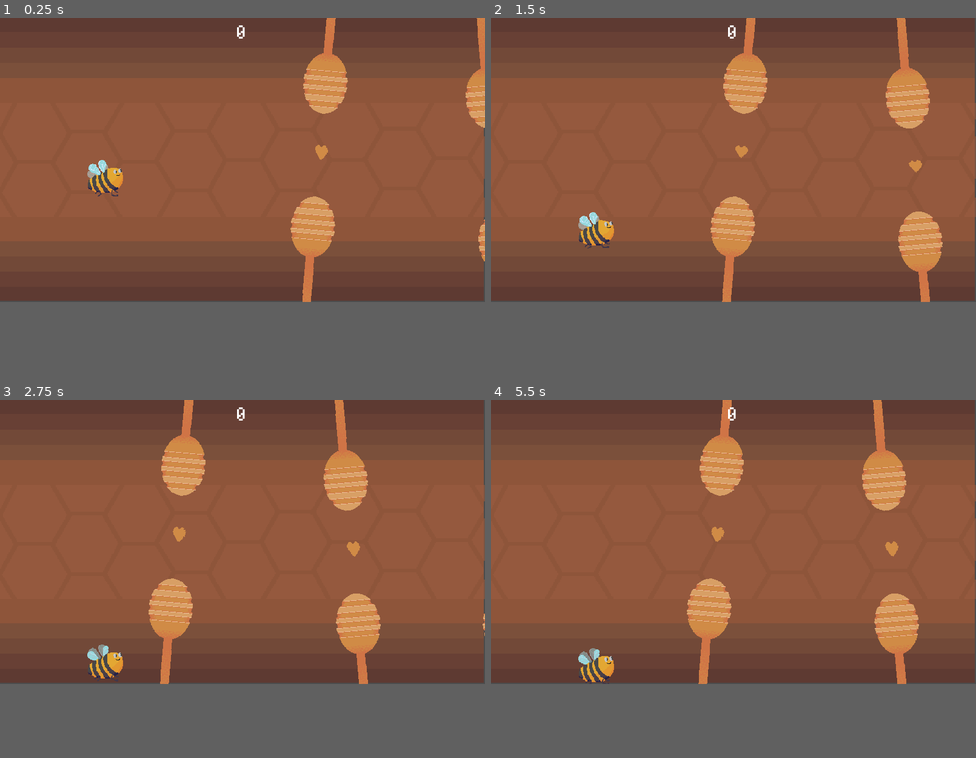
Above: before the commit, frames 1-4 (two rows, left to right).
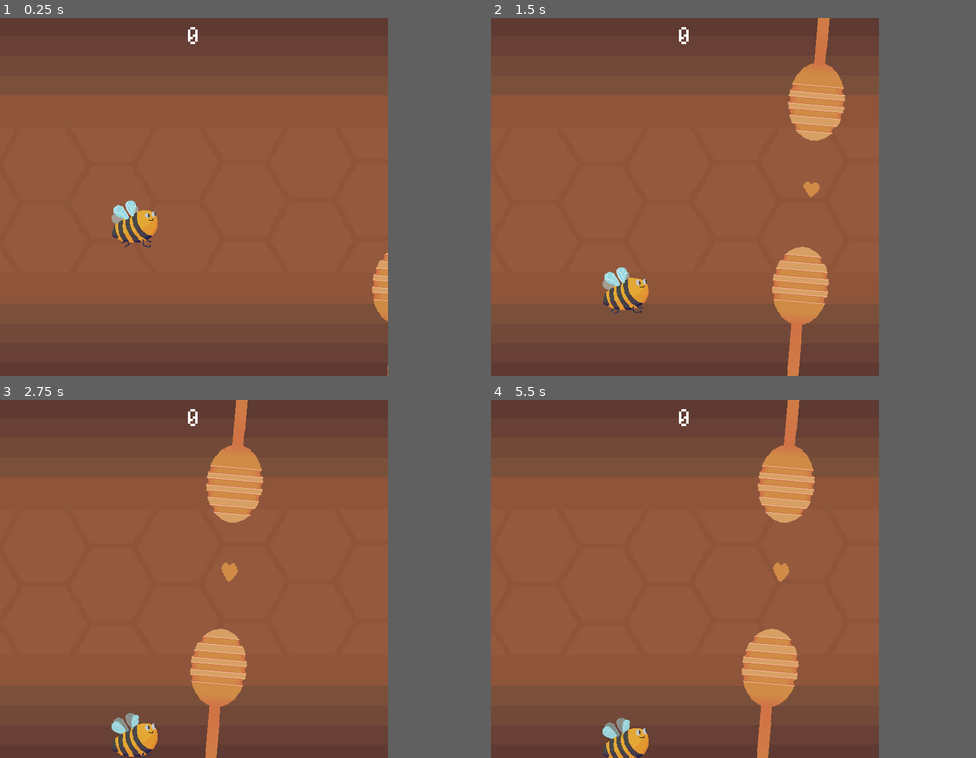
Above: after the commit, the same moments.

Repository: gamedevshrimp/FlappyBeeGame
Game: Godot game, scene res://scenes/World.tscn
The game is run twice, just before and just after one commit, with the same random seed, the same clock (stepped at 60 frames per second) and the same inputs.
Inputs:
- Up to frame 1 (0.25 s): no input
- Up to frame 2 (1.5 s): hold Space (move_up) 0.53-1.28 s
- Up to frame 3 (2.75 s): hold Space (move_up) from 2.03 s (still down)
- Up to frame 4 (5.5 s): release Space (move_up) at 3.5 s; click "GO AGAIN" at 3.5 s
In our replay, the window is 800x468 before the commit and 640x590 after it. These sizes can differ from the game's own. Grey fills any space a smaller window leaves; there, only what the larger window draws over its background counts as a difference.

The runs differ from the first frame. In frame 1, 27% of the frame differs, in the area x 0-100%, y 0-100%; in frame 2, 28%; in frame 3, 29%; in frame 4, 29%.

Commit message:
change export settings

Diff:
--- a/project.godot
+++ b/project.godot
@@ -26,8 +26,14 @@
 
 [display]
 
-window/stretch/mode="2d"
+window/size/width=640
+window/size/height=590
+window/stretch/mode="viewport"
 window/stretch/aspect="keep"
+
+[global]
+
+window=false
 
 [importer_defaults]
 
--- a/scenes/World.tscn
+++ b/scenes/World.tscn
@@ -80,8 +80,8 @@
 theme = SubResource( 2 )
 
 [node name="Label" type="Label" parent="LevelUI/MarginContainer"]
-margin_left = 502.0
-margin_right = 522.0
+margin_left = 310.0
+margin_right = 330.0
 margin_bottom = 51.0
 size_flags_horizontal = 4
 size_flags_vertical = 0
Not shown, changed: export_presets.cfg
